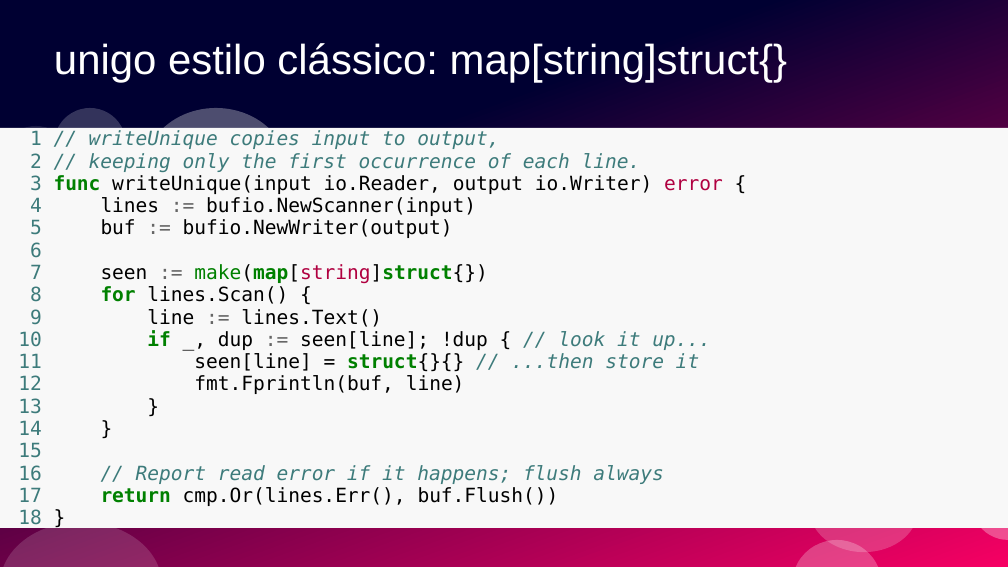
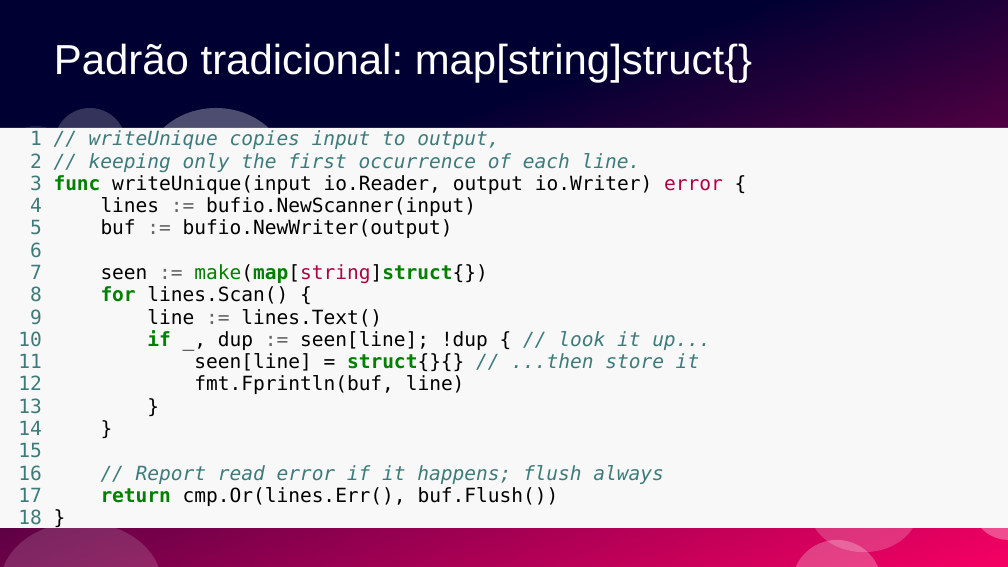
Before and after one commit to ramalho/sets-in-go, a slide deck: slide 13 of conj-em-go1_28.odp (slide 36 before the commit). Drawn at 1008x567 pixels with LibreOffice and Linux fonts; fonts in the diff are those of the drawing. Boxes give left, top, right and bottom in pixels: in the first picture for what was removed or moved away, otherwise in the second. Text is boxed around its words. In the diff, an @@ line names an element or a change of style, - is before the commit and + after.

```diff
--- a/conj-em-go1_28.odp
+++ b/conj-em-go1_28.odp
@@ title at (x1=54, y1=43, x2=752, y2=82): text changed @@
-unigo estilo clássico: map[string]struct{}
+Padrão tradicional: map[string]struct{}
```
Also in this commit, not shown: 35 other slides changed, 5 slides added, 3 slides removed, 1 other file.
